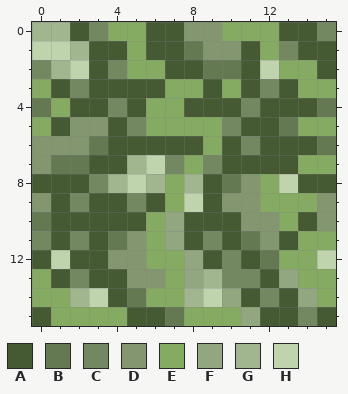
Two versions of one pixel-art file, Assets/Artwork/Zones/Riverlands/grassLandsCenterTile.aseprite. The picture above is the old version.
16x16 pixels, 1 frame.
Visible layers, top first: "Layer 2" opacity 48%, "Layer 1".
Palette (. is transparent): A #455933  B #647852  C #738761  D #839670  E #85ab62  F #92a680  G #a1b58f  H #bfd3ad
Pixels before, first column x 0:
 0 GGACEEAADDEEEAAC
 1 HHGAAEAABDDAECAA
 2 CGHACEEAABBAHEEA
 3 EACAAAAEEAEACAEE
 4 BEAACAEEAAACAAAB
 5 EADDACEEEECAABEE
 6 DDDBAAAAAEACAAAB
 7 DBBAAGHCECAAAAEE
 8 AAACGHGEGABDEHAA
 9 DACAACAEHADDEEED
10 BAAAAAEFAAADDEAD
11 CACABDEFACABDAEE
12 AHAADDEEFACABEEH
13 EACAADDEFGCCAFEE
14 EEGHABEEGHFACAFE
15 AEEEEAABEEEFAACA
The result:
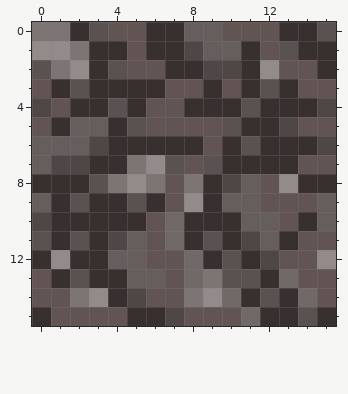
The exact change:
layer "Layer 3" opacity 25% added
colour A: #455933 -> #37302f
colour B: #647852 -> #4e4746
colour C: #738761 -> #595251
colour D: #839670 -> #655e5d
colour E: #85ab62 -> #625452
colour F: #92a680 -> #706968
colour G: #a1b58f -> #7c7574
colour H: #bfd3ad -> #928b8a
Changed places in both pictures, as pixel boxes (x1, y1, x2, y2):
changed: (32, 22, 336, 326)
